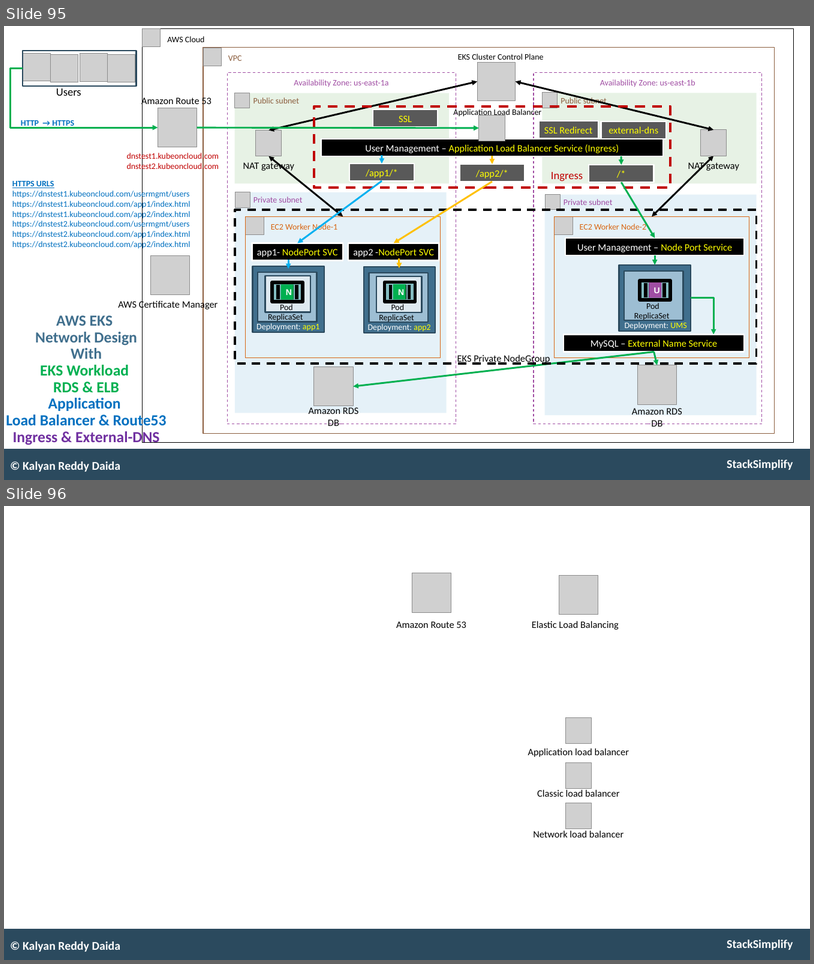
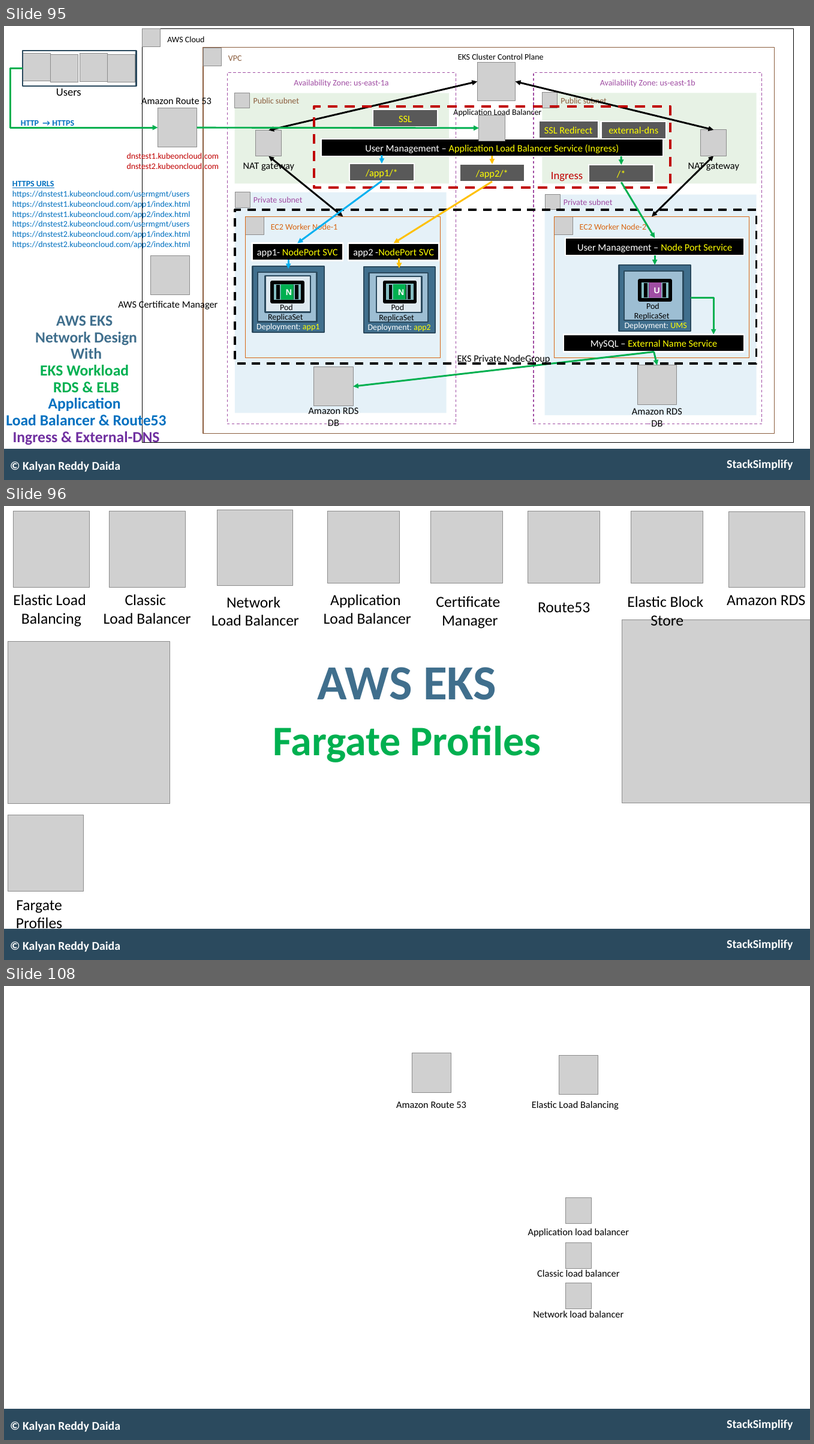
Before and after one commit to talvionyx/aws-eks-kubernetes-masterclass, a slide deck: presentation/AWS-Fargate-and-EKS-Masterclass.pptx. Shown one above the other, each under a label of ours: slides 95 and 96 before the commit, slides 95, 96 and 108 after it; the slides between them are not shown. The pictures are 814x964 and 814x1444 pixels, drawn with LibreOffice and Linux fonts; fonts in the diff are those of the drawing; grey boxes stand for pictures. Boxes give left, top, right and bottom in pixels: in the first picture for what was removed or moved away, otherwise in the second. Text is boxed around its words. In the diff, an @@ line names an element or a change of style, - is before the commit and + after.

```diff
--- a/presentation/AWS-Fargate-and-EKS-Masterclass.pptx
+++ b/presentation/AWS-Fargate-and-EKS-Masterclass.pptx
@@ slide 96 added at (x1=4, y1=506, x2=810, y2=960), background #FFFFFF; not listed: 2 template elements that a slide beside it also shows @@
@@ picture added at (x1=14, y1=511, x2=90, y2=588) @@
@@ picture added at (x1=110, y1=511, x2=185, y2=588) @@
@@ picture added at (x1=218, y1=510, x2=293, y2=586) @@
@@ picture added at (x1=328, y1=511, x2=400, y2=583) @@
@@ picture added at (x1=431, y1=511, x2=503, y2=583) @@
@@ picture added at (x1=528, y1=511, x2=600, y2=583) @@
@@ picture added at (x1=632, y1=511, x2=704, y2=583) @@
@@ picture added at (x1=729, y1=511, x2=806, y2=588) @@
@@ text added at (x1=13, y1=594, x2=86, y2=627), 22 pt, text #000000 @@
+Elastic Load
+Balancing
@@ text added at (x1=104, y1=594, x2=191, y2=624), 22 pt, text #000000 @@
+Classic
+Load Balancer
@@ text added at (x1=324, y1=594, x2=411, y2=624), 22 pt, text #000000 @@
+Application
+Load Balancer
@@ text added at (x1=727, y1=595, x2=806, y2=605), 22 pt, text #000000 @@
+Amazon RDS
@@ text added at (x1=212, y1=597, x2=299, y2=626), 22 pt, text #000000 @@
+Network
+Load Balancer
@@ text added at (x1=436, y1=596, x2=500, y2=628), 22 pt, text #000000 @@
+Certificate
+Manager
@@ text added at (x1=538, y1=602, x2=590, y2=613), 22 pt, text #000000 @@
+Route53
@@ text added at (x1=627, y1=596, x2=704, y2=625), 22 pt, text #000000 @@
+Elastic Block
+Store
@@ picture added at (x1=622, y1=620, x2=810, y2=803) @@
@@ picture added at (x1=8, y1=641, x2=170, y2=804) @@
@@ text added at (x1=273, y1=667, x2=541, y2=762), 60 pt, text #00B050, bold @@
+AWS EKS
+Fargate Profiles
@@ picture added at (x1=8, y1=814, x2=84, y2=891) @@
@@ text added at (x1=16, y1=900, x2=62, y2=932), 22 pt, text #000000 @@
+Fargate
+Profiles
@@ text added at (x1=23, y1=941, x2=121, y2=951), 17 pt, text #FFFFFF, bold @@
+© Kalyan Reddy Daida
@@ what was slide 96 is now slide 108 @@
```
Also in this commit, not shown: 1 slide changed, 11 other slides added, 30 other files.
